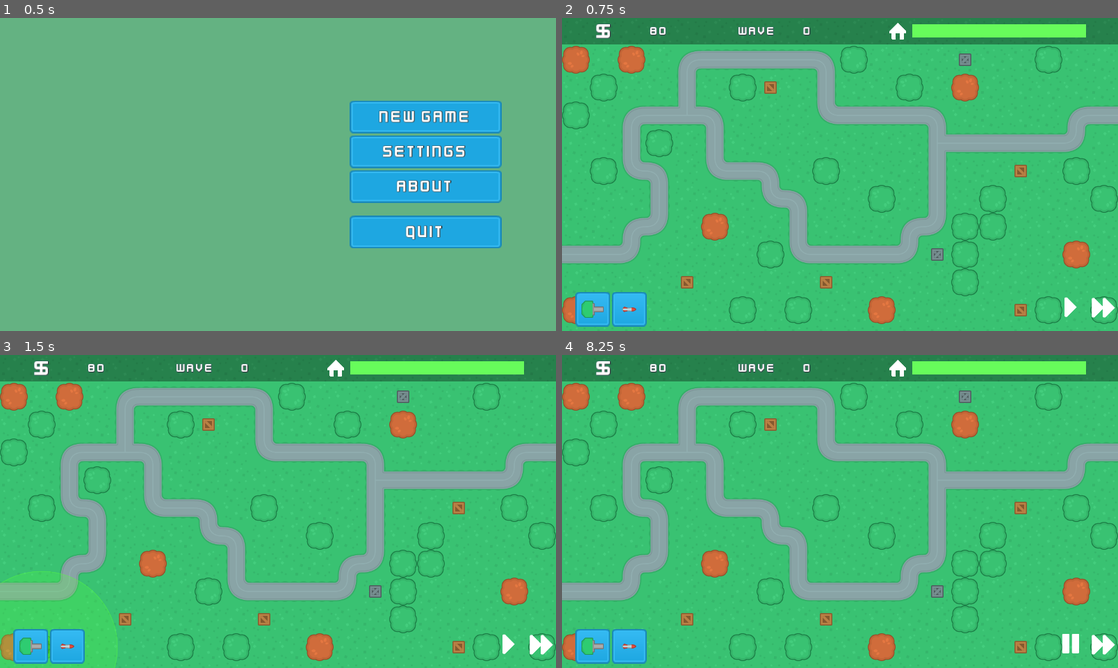
Above: before the commit, frames 1-4 (two rows, left to right).
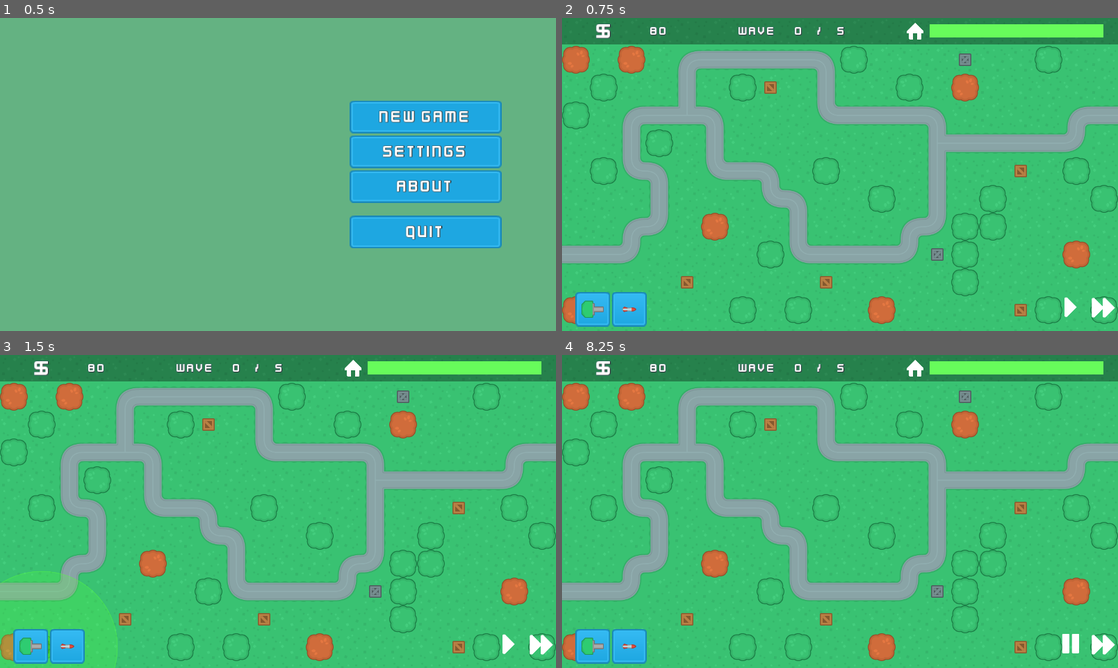
Above: after the commit, the same moments.

Repository: probitie/towerdefence
Game: Godot game, scene res://SceneHandler.tscn
Same seed, same stepped clock (60 frames per second), same inputs: the game is played once before the commit and once after it.
Inputs (mouse positions are in pixels of both pictures, inside the frame that each line leads up to):
- Up to frame 1 (0.5 s): no input
- Up to frame 2 (0.75 s): click "New Game" at 0.5 s
- Up to frame 3 (1.5 s): click (33, 646) at 1.25 s
- Up to frame 4 (8.25 s): click (628, 646) at 2 s; click (1101, 642) at 2.75 s; click (595, 646) at 3.5 s; click (628, 646) at 4.25 s; click (1101, 642) at 5 s; click (595, 646) at 5.75 s; click (628, 646) at 6.5 s; click (1101, 642) at 7.25 s; click (1067, 642) at 8 s

Frame 1 is identical in both runs. In frame 2, 0.5% of the frame differs, in the area x 41-98%, y 1-7%; in frame 3, 0.5%; in frame 4, 0.5%.

Commit message:
added max wave label

Diff:
--- a/scenes/enemies/BlueTank.gd
+++ b/scenes/enemies/BlueTank.gd
@@ -2,6 +2,6 @@
 
 func _init():
 	speed = 150
-	hp = 90
-	base_damage = 21
-	reward = 10
+	hp = 1 # 90
+	base_damage = 10
+	reward = 5
--- a/scenes/enemies/RedTank.gd
+++ b/scenes/enemies/RedTank.gd
@@ -2,6 +2,6 @@
 
 func _init():
 	speed = 75
-	hp = 400
-	base_damage = 200
-	reward = 70
+	hp = 1 # 350
+	base_damage = 20
+	reward = 30
--- a/scenes/enemies/Tank.gd
+++ b/scenes/enemies/Tank.gd
@@ -54,4 +54,5 @@
 	$KinematicBody2D.queue_free()  # delete kinematicbody so turret will not fire it again
 	yield(get_tree().create_timer(0.2), "timeout")
 	self.queue_free() # delete tank after a delay to allow impact animation finish playing
+	print("kill tank " + str(self.get_instance_id()))
 	emit_signal("kill", reward)
--- a/scenes/main/GameScene.gd
+++ b/scenes/main/GameScene.gd
@@ -10,6 +10,7 @@
 var build_tile
 
 var current_wave = 0
+var max_wave = len(GameData.wave_data)
 var enemies_in_wave = 0
 var starting_wave = false  # like mutex
 var enemies_left = 0
@@ -22,6 +23,7 @@
 	for i in get_tree().get_nodes_in_group("build_buttons"):
 		i.connect("pressed", self, "initiate_build_mode", [i.get_name()])
 	$UI.set_money(start_money)
+	$UI.set_max_wave(max_wave)
 
 func _process(delta):
 	if build_mode:
@@ -51,8 +53,9 @@
 func retrieve_wave_data():
 	var raw_wave_data = []
 
-
-	if current_wave - 1 == len(GameData.wave_data):
+	# +1 because current_wave starts from 1 but array index starts from 0
+	# and max wave is actually array index
+	if current_wave - 1 == max_wave:
 		print("you win uwu")
 		emit_signal("game_finished", "victory")
 		return [] # todo maybe yield timer to wait until it process the signal
--- a/scenes/main/GameScene.tscn
+++ b/scenes/main/GameScene.tscn
@@ -159,8 +159,8 @@
 valign = 1
 
 [node name="WaveNumber" type="Label" parent="UI/HUD/InfoBar/H"]
-margin_left = 516.0
-margin_right = 576.0
+margin_left = 496.0
+margin_right = 556.0
 margin_bottom = 60.0
 rect_min_size = Vector2( 60, 60 )
 size_flags_horizontal = 2
@@ -170,9 +170,40 @@
 align = 2
 valign = 1
 
+[node name="Delimiter" type="Label" parent="UI/HUD/InfoBar/H"]
+margin_left = 560.0
+margin_top = 12.0
+margin_right = 600.0
+margin_bottom = 47.0
+rect_min_size = Vector2( 40, 0 )
+size_flags_horizontal = 2
+custom_colors/font_color_shadow = Color( 0.168627, 0.168627, 0.168627, 1 )
+custom_fonts/font = ExtResource( 10 )
+text = "/"
+align = 2
+valign = 1
+
+[node name="MaxWave" type="Label" parent="UI/HUD/InfoBar/H"]
+margin_left = 604.0
+margin_right = 654.0
+margin_bottom = 60.0
+rect_min_size = Vector2( 50, 60 )
+size_flags_horizontal = 2
+custom_colors/font_color_shadow = Color( 0.168627, 0.168627, 0.168627, 1 )
+custom_fonts/font = ExtResource( 10 )
+text = "0"
+align = 2
+valign = 1
+
+[node name="Control3" type="Control" parent="UI/HUD/InfoBar/H"]
+margin_left = 658.0
+margin_right = 778.0
+margin_bottom = 60.0
+rect_min_size = Vector2( 120, 0 )
+
 [node name="Icon" type="TextureRect" parent="UI/HUD/InfoBar/H"]
-margin_left = 742.0
-margin_right = 802.0
+margin_left = 782.0
+margin_right = 842.0
 margin_bottom = 60.0
 rect_min_size = Vector2( 60, 60 )
 size_flags_horizontal = 10
@@ -181,9 +212,9 @@
 expand = true
 
 [node name="HP" type="TextureProgress" parent="UI/HUD/InfoBar/H"]
-margin_left = 806.0
+margin_left = 846.0
 margin_top = 15.0
-margin_right = 1206.0
+margin_right = 1246.0
 margin_bottom = 45.0
 rect_min_size = Vector2( 400, 30 )
 size_flags_vertical = 4
@@ -197,8 +228,8 @@
 [node name="Tween" type="Tween" parent="UI/HUD/InfoBar/H/HP"]
 
 [node name="Control" type="Control" parent="UI/HUD/InfoBar/H"]
-margin_left = 1210.0
-margin_right = 1280.0
+margin_left = 1250.0
+margin_right = 1320.0
 margin_bottom = 60.0
 rect_min_size = Vector2( 70, 0 )
 
--- a/scenes/main/UI.gd
+++ b/scenes/main/UI.gd
@@ -94,3 +94,6 @@
 
 func set_wave(value):
 	$HUD/InfoBar/H/WaveNumber.text = str(value)
+
+func set_max_wave(value):
+	$HUD/InfoBar/H/MaxWave.text = str(value)
--- a/singletons/GameData.gd
+++ b/singletons/GameData.gd
@@ -9,11 +9,42 @@
 var tank_data = null
 var map_data = null
 
+# test waves
 var wave_data = [
 	{"tanks":
 		[
+			{"type": "BlueTank", "delay": 0.5, "repeat": 1},
+		]
+	},
+	{"tanks":
+		[
+			{"type": "BlueTank", "delay": 0.5, "repeat": 2},
+		]
+	},
+	{"tanks":
+		[
+			{"type": "BlueTank", "delay": 0.5, "repeat": 3},
+		]
+	},
+	{"tanks":
+		[
+			{"type": "BlueTank", "delay": 0.5, "repeat": 4},
+		]
+	},
+	{"tanks":
+		[
+			{"type": "BlueTank", "delay": 0.5, "repeat": 5},
+		]
+	}
+]
+
+
+# actual waves REMOVE UNDERSCORE _ from NAME
+var wave_data_ = [
+	{"tanks":
+		[
 			{"type": "BlueTank", "delay": 2.5, "repeat": 1},
-			{"type": "BlueTank", "delay": 1, "repeat": 4}
+			{"type": "BlueTank", "delay": 1, "repeat": 6}
 		]
 	},
 	{"tanks":
@@ -39,7 +70,7 @@
 	{"tanks":
 		[
 			{"type": "RedTank", "delay": 0.2, "repeat": 20},
-			{"type": "RedTank", "delay": 2, "repeat": 1},
+			{"type": "RedTank", "delay": 1, "repeat": 1},
 			{"type": "BlueTank", "delay": 0.1, "repeat": 50},
 		]
 	}
Not shown, changed: todo.txt
